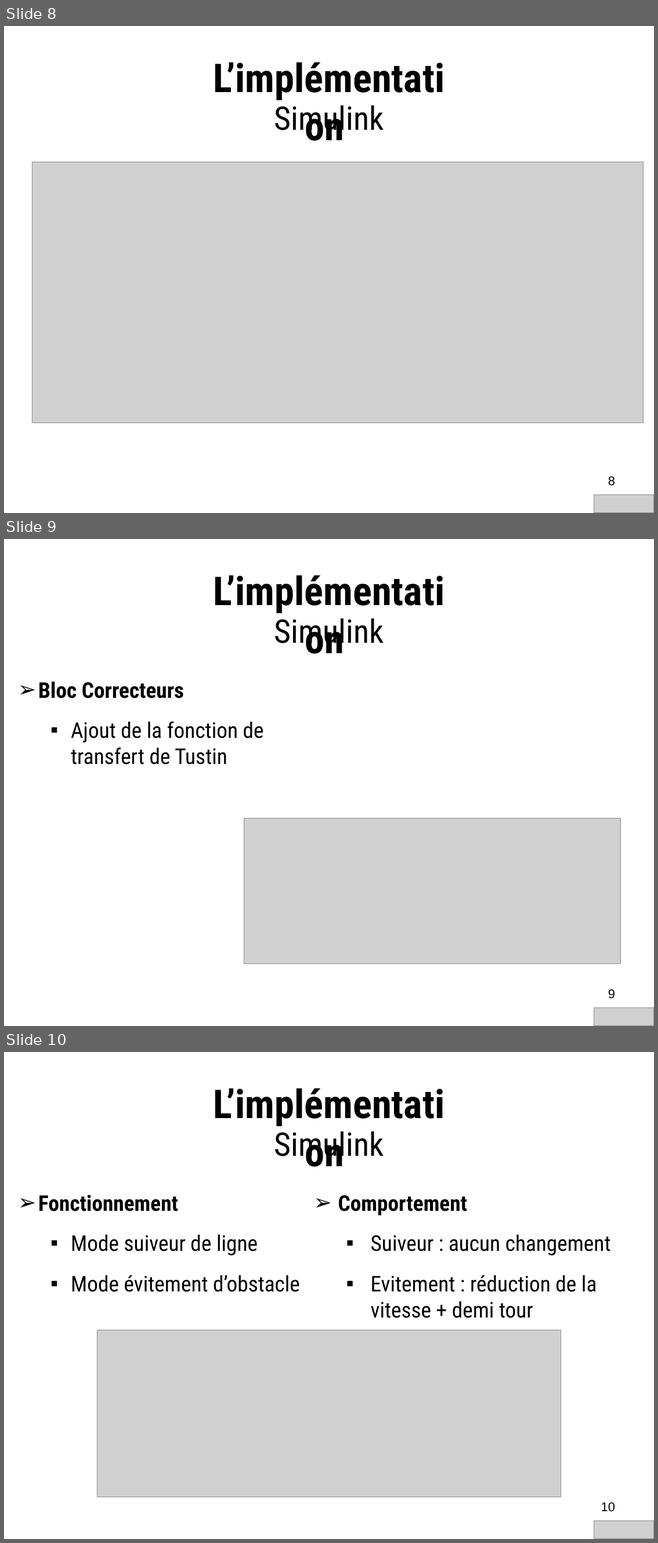
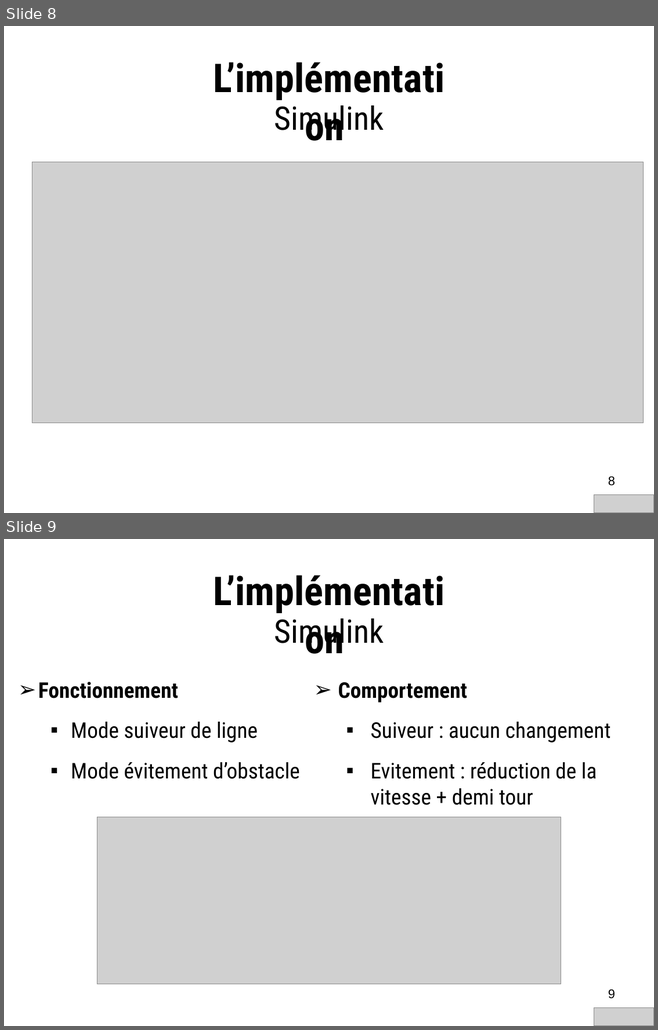
Before and after one commit to Juliobobo/robot2018, a slide deck: Doc/PresentationFinal.ppt. Shown one above the other, each under a label of ours: slides 8, 9 and 10 before the commit, slides 8 and 9 after it. The pictures are 658x1543 and 658x1030 pixels, drawn with LibreOffice and Linux fonts; fonts in the diff are those of the drawing; grey boxes stand for pictures; background and template pictures are left out. Boxes give left, top, right and bottom in pixels: in the first picture for what was removed or moved away, otherwise in the second. Text is boxed around its words. In the diff, an @@ line names an element or a change of style, - is before the commit and + after.

```diff
--- a/Doc/PresentationFinal.ppt
+++ b/Doc/PresentationFinal.ppt
@@ slide 9 removed at (4, 539, 654, 1026), background picture (left out) @@
@@ text removed at (213, 575, 444, 613) @@
-L’implémentation
@@ text removed at (274, 613, 383, 650) @@
-Simulink
@@ text removed at (38, 682, 264, 765) @@
-➢ Bloc Correcteurs
-  ▪ Ajout de la fonction de transfert de Tustin
@@ picture removed at (244, 819, 620, 964) @@
@@ page number removed at (608, 989, 615, 999) @@
-9
@@ picture removed at (593, 1008, 654, 1026) @@
@@ what was slide 10 is now slide 9 @@
@@ page number at (608, 989, 615, 999): text changed @@
-10
+9
```
Also in this commit, not shown: 1 slide changed, 3 other files.
